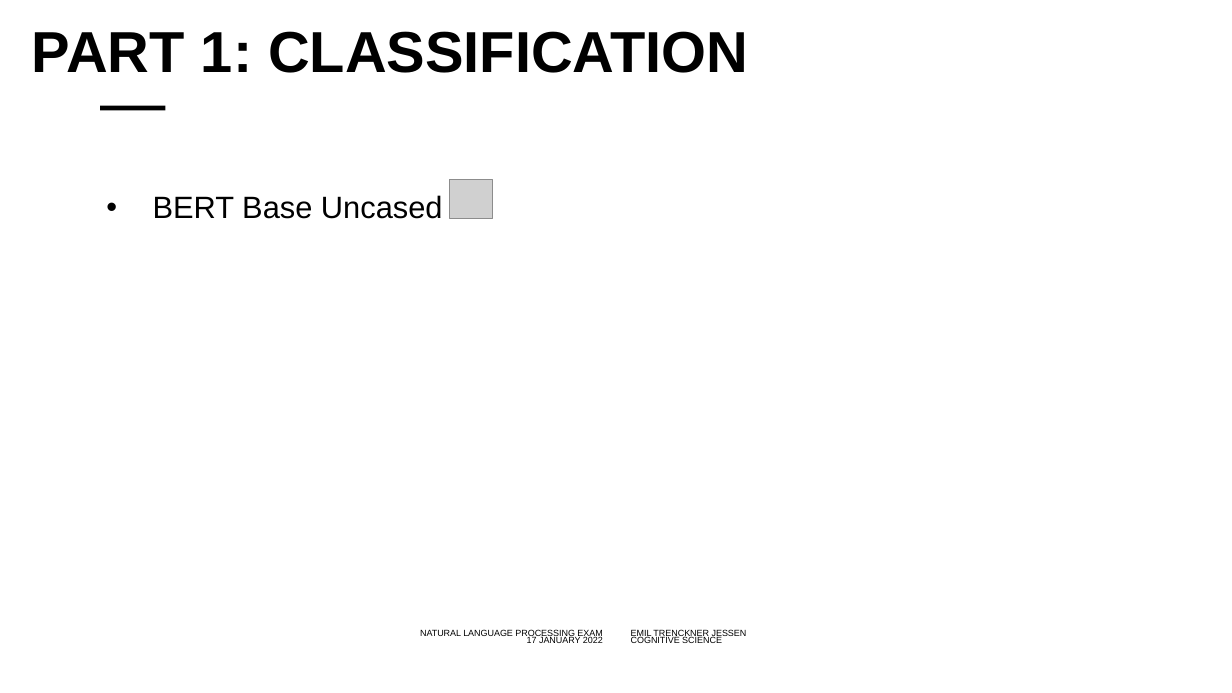
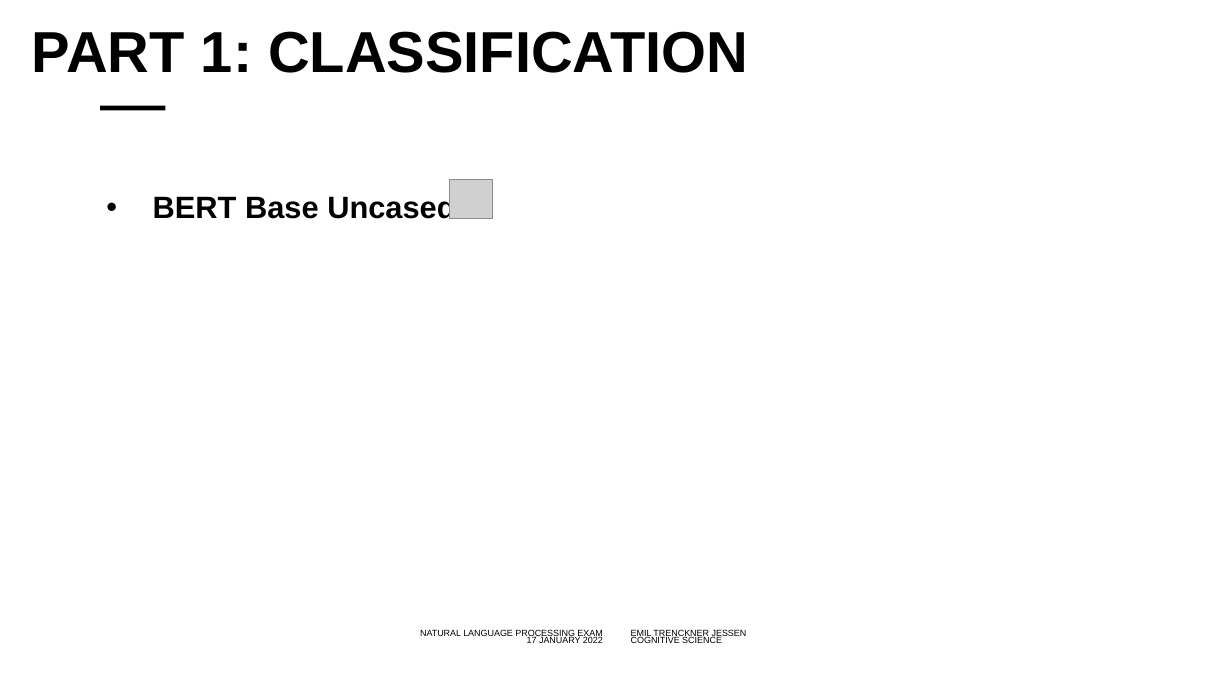
Before and after one commit to emiltj/NLP_oral_backup, a slide deck: slide 14 of Oral presentation/NLP.pptx. Drawn at 1232x693 pixels with LibreOffice and Linux fonts; fonts in the diff are those of the drawing; grey boxes stand for pictures; background and template pictures are left out. Boxes give left, top, right and bottom in pixels: in the first picture for what was removed or moved away, otherwise in the second. Text is boxed around its words. In the diff, an @@ line names an element or a change of style, - is before the commit and + after.

```diff
--- a/Oral presentation/NLP.pptx
+++ b/Oral presentation/NLP.pptx
@@ text at <box>153,194,455,219</box>: text changed; bold on @@
-• BERT Base Uncased -
+• BERT Base Uncased –
```
Also in this commit, not shown: 16 other slides changed, 1 slide added, 1 other file.
